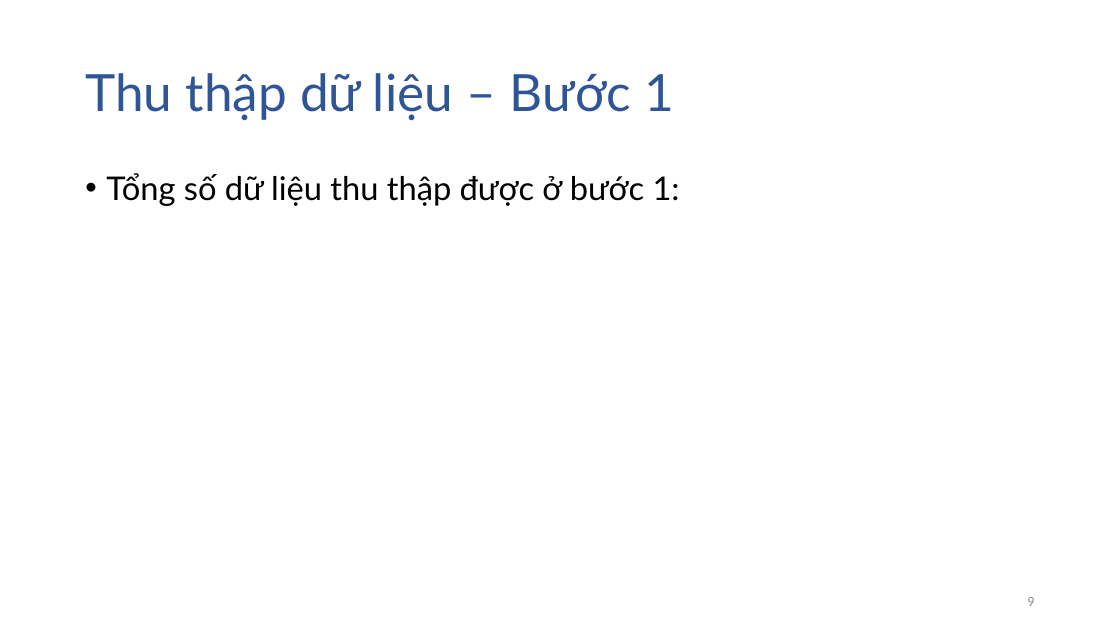
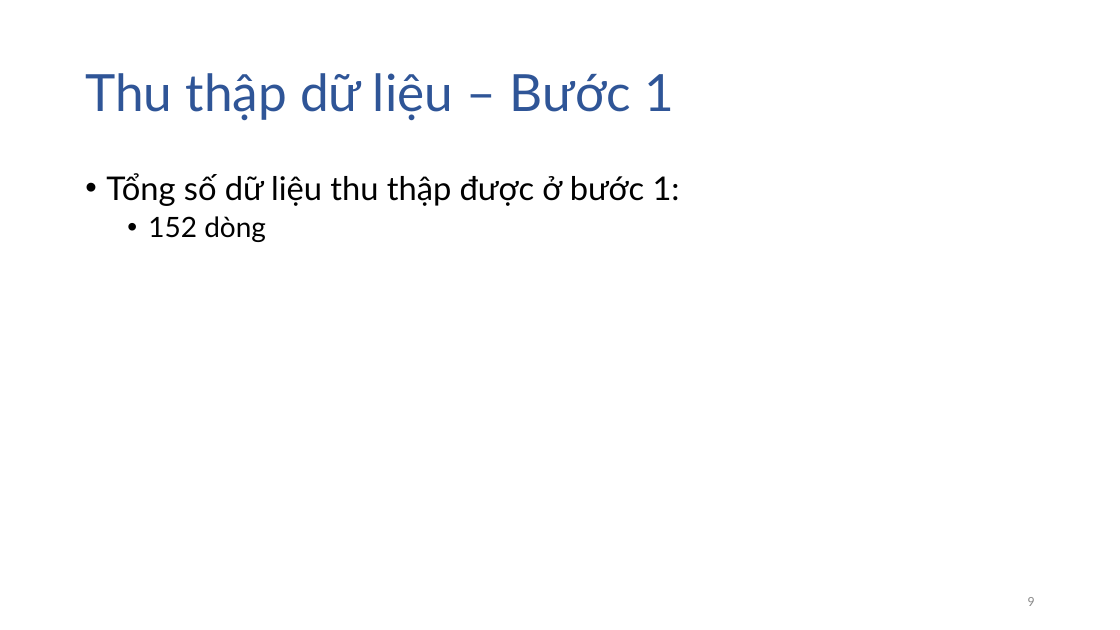
Before and after one commit to dtphat97/DataScienceFinal, a slide deck: slide 9 of Slide.pptx. Drawn at 1120x630 pixels with LibreOffice and Linux fonts; fonts in the diff are those of the drawing. Boxes give left, top, right and bottom in pixels: in the first picture for what was removed or moved away, otherwise in the second. Text is boxed around its words. In the diff, an @@ line names an element or a change of style, - is before the commit and + after.

```diff
--- a/Slide.pptx
+++ b/Slide.pptx
@@ text at (x1=148, y1=216, x2=266, y2=242): paragraph added @@
+  • 152 dòng
```
Also in this commit, not shown: 1 other file.
